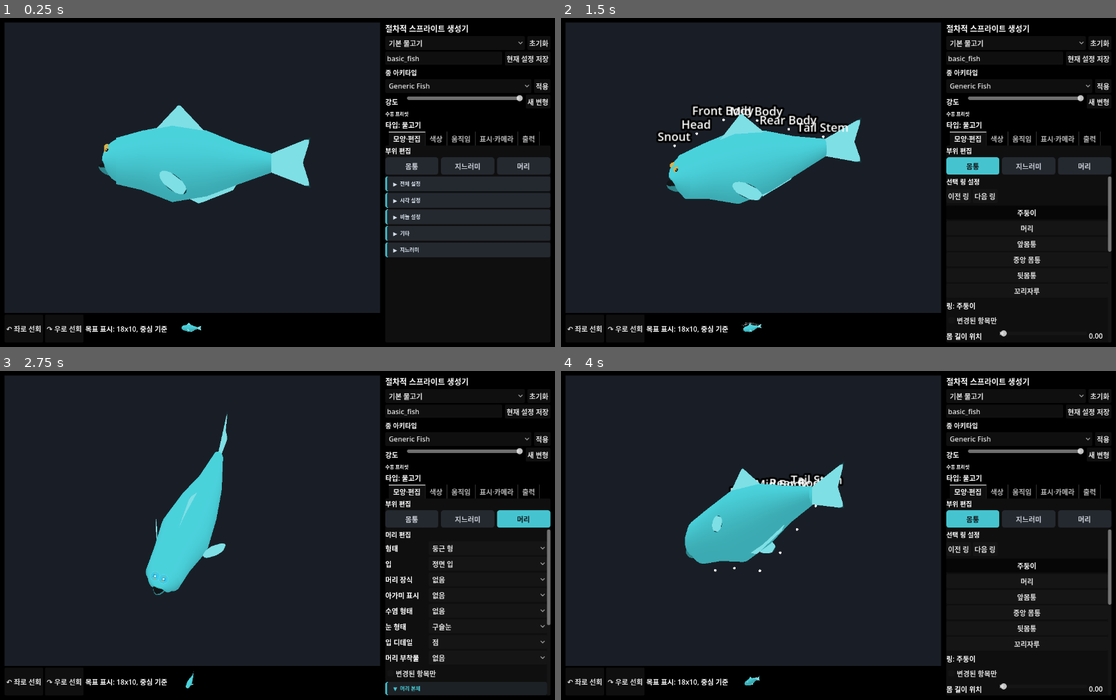
Above: before the commit, frames 1-4 (two rows, left to right).
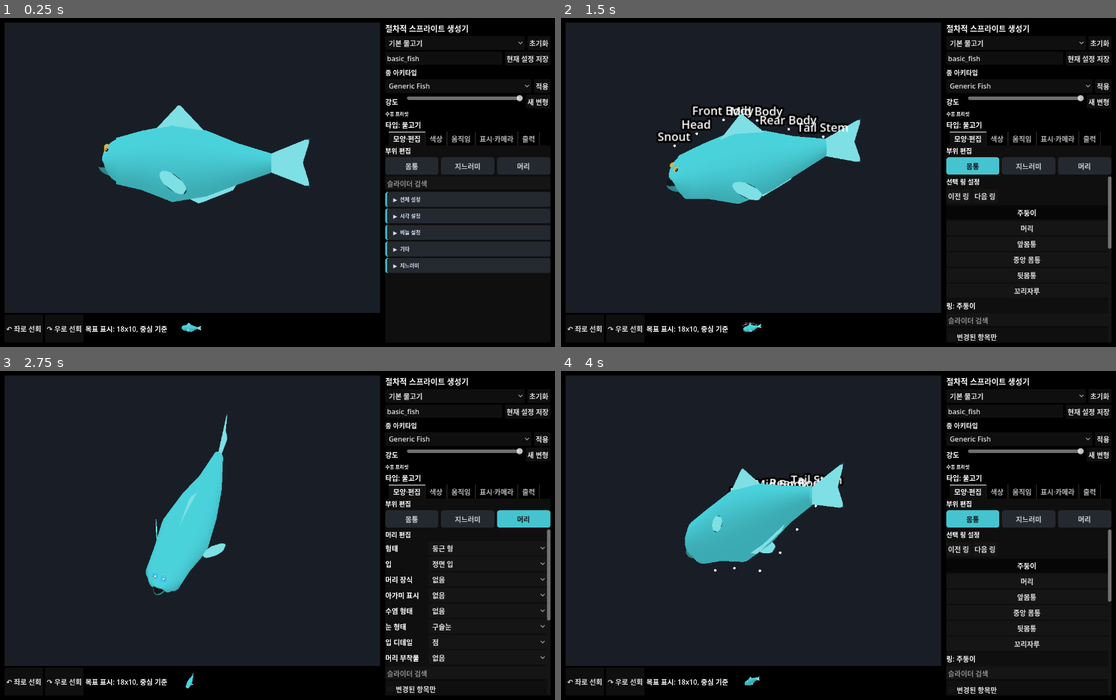
Above: after the commit, the same moments.

Repository: currywhaleshark/aquarium_sprite_mock-up_generator
Game: Godot game, scene res://scenes/Main.tscn
Two runs of this game, one before a commit and one after it. Both use one fixed random seed, a clock stepped at 60 frames per second and the inputs below.
Inputs (mouse positions are in pixels of both pictures, inside the frame that each line leads up to):
- Up to frame 1 (0.25 s): no input
- Up to frame 2 (1.5 s): tap Enter at 0.5 s; move the mouse to (960, 166) at 0.52 s; hold D 0.53-1.25 s; tap R at 0.6 s; click (960, 166) at 0.67 s; tap Space at 0.77, 1.07 s; drag from (727, 198) to (810, 248) at 1.27 s
- Up to frame 3 (2.75 s): move the mouse to (333, 463) at 2.02 s; hold D from 2.03 s (still down); tap 3 at 2.1 s
- Up to frame 4 (4 s): release D at 2.75 s; drag from (810, 601) to (672, 486) at 2.77 s; move the mouse to (1005, 584) at 3.52 s; tap 1 at 3.6 s; tap Space at 3.77 s

The runs differ from the first frame. In frame 1, 3.3% of the frame differs, in the area x 69-100%, y 48-78%; in frame 2, 0.3%; in frame 3, 0.3%; in frame 4, 0.3%.

Commit message:
Add slider search filter to editor panels

Diff:
--- /dev/null
+++ b/scenes/SliderSearchFilterTest.tscn
@@ -0,0 +1,6 @@
+[gd_scene load_steps=2 format=3]
+
+[ext_resource type="Script" path="res://scripts/tools/SliderSearchFilterTest.gd" id="1_slider_search_filter"]
+
+[node name="SliderSearchFilterTest" type="Node"]
+script = ExtResource("1_slider_search_filter")
--- /dev/null
+++ b/scripts/tools/SliderSearchFilterTest.gd
@@ -0,0 +1,66 @@
+extends Node
+
+const HeadEditorPanelScript := preload("res://scripts/ui/HeadEditorPanel.gd")
+
+func _ready() -> void:
+	var panel := HeadEditorPanelScript.new()
+	add_child(panel)
+	var seen := [{}]
+	panel.parameters_changed.connect(func(parameters: Dictionary) -> void:
+		seen[0] = parameters
+	)
+	panel.set_parameters({
+		"head_shape": "rounded",
+		"mouth_type": "terminal",
+		"snout_appendage": "none",
+		"gill_mark": "none",
+		"snout_length": 0.0,
+		"jaw_hinge_x": 0.0,
+		"eye_size": 0.055,
+	})
+	await get_tree().process_frame
+
+	assert(panel.has_method("set_search_text"))
+	var section_bodies: Dictionary = panel.get("section_bodies")
+	var mouth_body := section_bodies["입"] as Control
+	assert(mouth_body != null)
+	assert(not mouth_body.visible)
+
+	panel.call("set_search_text", "턱")
+	await get_tree().process_frame
+	assert(_row_visible(panel, "jaw_hinge_x"))
+	assert(mouth_body.visible)
+	assert(not _row_visible(panel, "eye_size"))
+
+	panel.set_numeric_parameter("jaw_hinge_x", 0.4)
+	await get_tree().process_frame
+	assert(abs(float(seen[0].get("jaw_hinge_x", 0.0)) - 0.4) < 0.001)
+	assert(_row_visible(panel, "jaw_hinge_x"))
+	assert(not _row_visible(panel, "eye_size"))
+
+	panel.call("set_search_text", "")
+	await get_tree().process_frame
+	assert(_all_rows_visible(panel))
+	assert(not mouth_body.visible)
+
+	DirAccess.make_dir_recursive_absolute(ProjectSettings.globalize_path("res://exports/test_results"))
+	var file := FileAccess.open("res://exports/test_results/slider_search_filter.ok", FileAccess.WRITE)
+	file.store_string("slider search filter preserves values and section state")
+	file.close()
+	print("SLIDER_SEARCH_FILTER_TEST_OK")
+	get_tree().quit(0)
+
+func _row_visible(panel: Node, key: String) -> bool:
+	var sliders: Dictionary = panel.get("numeric_sliders")
+	if not sliders.has(key):
+		return false
+	var row := sliders[key].get("row") as Control
+	return row != null and row.visible
+
+func _all_rows_visible(panel: Node) -> bool:
+	var sliders: Dictionary = panel.get("numeric_sliders")
+	for key in sliders.keys():
+		var row := sliders[key].get("row") as Control
+		if row == null or not row.visible:
+			return false
+	return true
--- a/scripts/ui/BodyEditorPanel.gd
+++ b/scripts/ui/BodyEditorPanel.gd
@@ -31,6 +31,8 @@
 var ring_list: VBoxContainer
 var selected_label: Label
 var numeric_sliders := {}
+var search_edit: LineEdit
+var search_text := ""
 var changed_only_check: CheckBox
 var show_changed_only := false
 var _updating := false
@@ -63,6 +65,11 @@
 	selected_label.autowrap_mode = TextServer.AUTOWRAP_WORD_SMART
 	add_child(selected_label)
 
+	search_edit = UiRows.add_filter_row(self, UiText.slider_search_placeholder())
+	search_edit.text_changed.connect(func(text: String) -> void:
+		set_search_text(text)
+	)
+
 	changed_only_check = CheckBox.new()
 	changed_only_check.text = UiText.changed_only_filter()
 	changed_only_check.toggled.connect(func(enabled: bool) -> void:
@@ -107,6 +114,12 @@
 	if BodyProfileScript.find_ring_index(rings, selected_ring_id) < 0 and not rings.is_empty():
 		selected_ring_id = String(rings[0].get("id", ""))
 	_refresh_controls()
+
+func set_search_text(text: String) -> void:
+	search_text = text
+	if search_edit != null and search_edit.text != search_text:
+		search_edit.text = search_text
+	_apply_row_filter()
 
 func select_ring_by_id(ring_id: String) -> void:
 	if BodyProfileScript.find_ring_index(_rings(), ring_id) < 0:
@@ -301,7 +314,16 @@
 		var row := widgets.get("row") as Control
 		if row == null:
 			continue
-		row.visible = (not show_changed_only) or UiRows.is_changed_from_default(widgets)
+		row.visible = _row_matches_filter(widgets)
+
+func _row_matches_filter(widgets: Dictionary) -> bool:
+	if show_changed_only and not UiRows.is_changed_from_default(widgets):
+		return false
+	var query := search_text.strip_edges()
+	if query == "":
+		return true
+	var name_label := widgets.get("name_label") as Label
+	return name_label != null and name_label.text.contains(query)
 
 func _rings() -> Array:
 	if not parameters.has("body_profile"):
--- a/scripts/ui/FinEditorPanel.gd
+++ b/scripts/ui/FinEditorPanel.gd
@@ -109,6 +109,8 @@
 var numeric_container: VBoxContainer
 var numeric_sliders := {}
 var vector_editor: Control
+var search_edit: LineEdit
+var search_text := ""
 var changed_only_check: CheckBox
 var show_changed_only := false
 var _updating := false
@@ -161,6 +163,11 @@
 	)
 	add_child(shape_option)
 
+	search_edit = UiRows.add_filter_row(self, UiText.slider_search_placeholder())
+	search_edit.text_changed.connect(func(text: String) -> void:
+		set_search_text(text)
+	)
+
 	changed_only_check = CheckBox.new()
 	changed_only_check.text = UiText.changed_only_filter()
 	changed_only_check.toggled.connect(func(enabled: bool) -> void:
@@ -191,6 +198,12 @@
 func set_parameters(new_parameters: Dictionary) -> void:
 	parameters = new_parameters.duplicate(true)
 	_refresh_controls()
+
+func set_search_text(text: String) -> void:
+	search_text = text
+	if search_edit != null and search_edit.text != search_text:
+		search_edit.text = search_text
+	_apply_row_filter()
 
 func set_slot_enabled(slot_id: String, enabled: bool) -> void:
 	parameters[_enabled_key(slot_id)] = 1.0 if enabled else 0.0
@@ -405,7 +418,16 @@
 		var row := widgets.get("row") as Control
 		if row == null:
 			continue
-		row.visible = (not show_changed_only) or UiRows.is_changed_from_default(widgets)
+		row.visible = _row_matches_filter(widgets)
+
+func _row_matches_filter(widgets: Dictionary) -> bool:
+	if show_changed_only and not UiRows.is_changed_from_default(widgets):
+		return false
+	var query := search_text.strip_edges()
+	if query == "":
+		return true
+	var name_label := widgets.get("name_label") as Label
+	return name_label != null and name_label.text.contains(query)
 
 func _numeric_config_for_key(key: String) -> Dictionary:
 	var slot_keys: Dictionary = NUMERIC_KEYS.get(selected_slot, {})
--- a/scripts/ui/HeadEditorPanel.gd
+++ b/scripts/ui/HeadEditorPanel.gd
@@ -91,6 +91,8 @@
 var numeric_sliders := {}
 var current_numeric_keys: Array[String] = []
 var operculum_editor: Control
+var search_edit: LineEdit
+var search_text := ""
 var changed_only_check: CheckBox
 var show_changed_only := false
 var _updating := false
@@ -124,6 +126,11 @@
 	options_container = VBoxContainer.new()
 	add_child(options_container)
 
+	search_edit = UiRows.add_filter_row(self, UiText.slider_search_placeholder())
+	search_edit.text_changed.connect(func(text: String) -> void:
+		set_search_text(text)
+	)
+
 	changed_only_check = CheckBox.new()
 	changed_only_check.text = UiText.changed_only_filter()
 	changed_only_check.toggled.connect(func(enabled: bool) -> void:
@@ -155,6 +162,12 @@
 func set_parameters(new_parameters: Dictionary) -> void:
 	parameters = new_parameters.duplicate(true)
 	_refresh_controls()
+
+func set_search_text(text: String) -> void:
+	search_text = text
+	if search_edit != null and search_edit.text != search_text:
+		search_edit.text = search_text
+	_apply_row_filter()
 
 func set_head_shape(shape: String) -> void:
 	parameters["head_shape"] = shape
@@ -461,12 +474,14 @@
 	return UiRows.is_changed_from_default(numeric_sliders[key])
 
 func _apply_row_filter() -> void:
+	var search_active := search_text.strip_edges() != ""
+	var filter_active := show_changed_only or search_active
 	for key in numeric_sliders.keys():
 		var widgets: Dictionary = numeric_sliders[key]
 		var row := widgets.get("row") as Control
 		if row == null:
 			continue
-		row.visible = (not show_changed_only) or UiRows.is_changed_from_default(widgets)
+		row.visible = _row_matches_filter(widgets)
 	for title in section_bodies.keys():
 		var body := section_bodies[title] as Control
 		var header := section_headers.get(title) as Control
@@ -478,8 +493,20 @@
 				any_visible = true
 				break
 		if header != null:
-			header.visible = (not show_changed_only) or any_visible
-		body.visible = bool(section_expanded.get(title, false)) and ((not show_changed_only) or any_visible)
+			header.visible = (not filter_active) or any_visible
+		if search_active:
+			body.visible = any_visible
+		else:
+			body.visible = bool(section_expanded.get(title, false)) and ((not show_changed_only) or any_visible)
+
+func _row_matches_filter(widgets: Dictionary) -> bool:
+	if show_changed_only and not UiRows.is_changed_from_default(widgets):
+		return false
+	var query := search_text.strip_edges()
+	if query == "":
+		return true
+	var name_label := widgets.get("name_label") as Label
+	return name_label != null and name_label.text.contains(query)
 
 func _visible_numeric_keys(is_ray: bool) -> Array[String]:
 	var result: Array[String] = []
--- a/scripts/ui/ParameterPanel.gd
+++ b/scripts/ui/ParameterPanel.gd
@@ -16,6 +16,10 @@
 var color_pickers := {}
 var option_buttons := {}
 var labels := {}
+var search_edit: LineEdit
+var search_text := ""
+var control_rows := {}
+var control_name_labels := {}
 var _updating_values := false
 # Optional category filters so one parameter set can be split across several panels
 # (e.g. separate tabs for colour and motion). Empty included_categories = show all.
@@ -138,6 +142,12 @@
 	else:
 		_update_control_values()
 
+func set_search_text(text: String) -> void:
+	search_text = text
+	if search_edit != null and search_edit.text != search_text:
+		search_edit.text = search_text
+	_apply_row_filter()
+
 func _build_controls() -> void:
 	for child in container.get_children():
 		child.queue_free()
@@ -146,6 +156,14 @@
 	color_pickers.clear()
 	option_buttons.clear()
 	labels.clear()
+	control_rows.clear()
+	control_name_labels.clear()
+
+	search_edit = UiRows.add_filter_row(container, UiText.slider_search_placeholder())
+	search_edit.text = search_text
+	search_edit.text_changed.connect(func(text: String) -> void:
+		set_search_text(text)
+	)
 
 	for key in parameters.keys():
 		if _should_hide_key(String(key)):
@@ -172,6 +190,7 @@
 			_add_color_row(section_body, String(key), _color_from_value(value))
 		elif typeof(value) == TYPE_STRING and _is_option_parameter(String(key)):
 			_add_option_row(section_body, String(key), String(value))
+	_apply_row_filter()
 
 func _update_control_values() -> void:
 	_updating_values = true
@@ -212,6 +231,7 @@
 		if header:
 			header.button_pressed = not collapsed
 			header.text = _header_text(section_name, not collapsed)
+	_apply_row_filter()
 
 func _ensure_section(section_name: String) -> VBoxContainer:
 	if section_bodies.has(section_name):
@@ -286,6 +306,7 @@
 		collapsed_sections[section_name] = not opened
 		body.visible = opened
 		header.text = _header_text(section_name, opened)
+		_apply_row_filter()
 	)
 	container.add_child(section)
 	section_bodies[section_name] = body
@@ -320,6 +341,8 @@
 		parameters_changed.emit(parameters.duplicate(true))
 	)
 	parent.add_child(row)
+	control_rows[key] = row
+	control_name_labels[key] = label
 
 func _add_number_row(parent: VBoxContainer, key: String, value: float) -> void:
 	var max_value := _max_for_key(key, value)
@@ -335,6 +358,8 @@
 	var value_label := widgets["value_label"] as Label
 	sliders[key] = slider
 	labels[key] = value_label
+	control_rows[key] = widgets["row"]
+	control_name_labels[key] = widgets["name_label"]
 	slider.value_changed.connect(func(new_value: float) -> void:
 		if _updating_values:
 			return
@@ -368,6 +393,8 @@
 		parameters_changed.emit(parameters.duplicate(true))
 	)
 	parent.add_child(row)
+	control_rows[key] = row
+	control_name_labels[key] = label
 
 func _add_option_row(parent: VBoxContainer, key: String, value: String) -> void:
 	var row := HBoxContainer.new()
@@ -398,6 +425,40 @@
 		parameters_changed.emit(parameters.duplicate(true))
 	)
 	parent.add_child(row)
+	control_rows[key] = row
+	control_name_labels[key] = label
+
+func _apply_row_filter() -> void:
+	var search_active := search_text.strip_edges() != ""
+	for key in control_rows.keys():
+		var row := control_rows[key] as Control
+		if row == null:
+			continue
+		row.visible = _row_matches_search(String(key))
+	for section_name in section_bodies.keys():
+		var body := section_bodies[section_name] as Control
+		if body == null:
+			continue
+		var section := body.get_parent() as Control
+		var any_visible := false
+		for key in control_rows.keys():
+			var row := control_rows[key] as Control
+			if row != null and row.get_parent() == body and row.visible:
+				any_visible = true
+				break
+		if section != null:
+			section.visible = (not search_active) or any_visible
+		if search_active:
+			body.visible = any_visible
+		else:
+			body.visible = not bool(collapsed_sections.get(String(section_name), true))
+
+func _row_matches_search(key: String) -> bool:
+	var query := search_text.strip_edges()
+	if query == "":
+		return true
+	var label := control_name_labels.get(key) as Label
+	return label != null and label.text.contains(query)
 
 func _add_marking_layer_editor(parent: VBoxContainer, layers_value: Array) -> void:
 	var editor := MarkingLayerEditorScript.new()
--- a/scripts/ui/UiRows.gd
+++ b/scripts/ui/UiRows.gd
@@ -63,6 +63,14 @@
 	parent.add_child(row)
 	return {"row": row, "slider": slider, "value_label": value_label, "name_label": label}
 
+static func add_filter_row(parent: Node, placeholder: String) -> LineEdit:
+	var search := LineEdit.new()
+	search.placeholder_text = placeholder
+	search.clear_button_enabled = true
+	search.size_flags_horizontal = Control.SIZE_EXPAND_FILL
+	parent.add_child(search)
+	return search
+
 static func reset_row_to_default(widgets: Dictionary) -> void:
 	if not widgets.has("row") or not widgets.has("slider"):
 		return
--- a/scripts/ui/UiText.gd
+++ b/scripts/ui/UiText.gd
@@ -497,5 +497,8 @@
 static func changed_only_filter() -> String:
 	return "변경된 항목만"
 
+static func slider_search_placeholder() -> String:
+	return "슬라이더 검색"
+
 static func _humanize(value: String) -> String:
 	return value.replace("_", " ")
Not shown, changed: docs/superpowers/plans/2026-06-10-stage1-slider-discoverability.md
